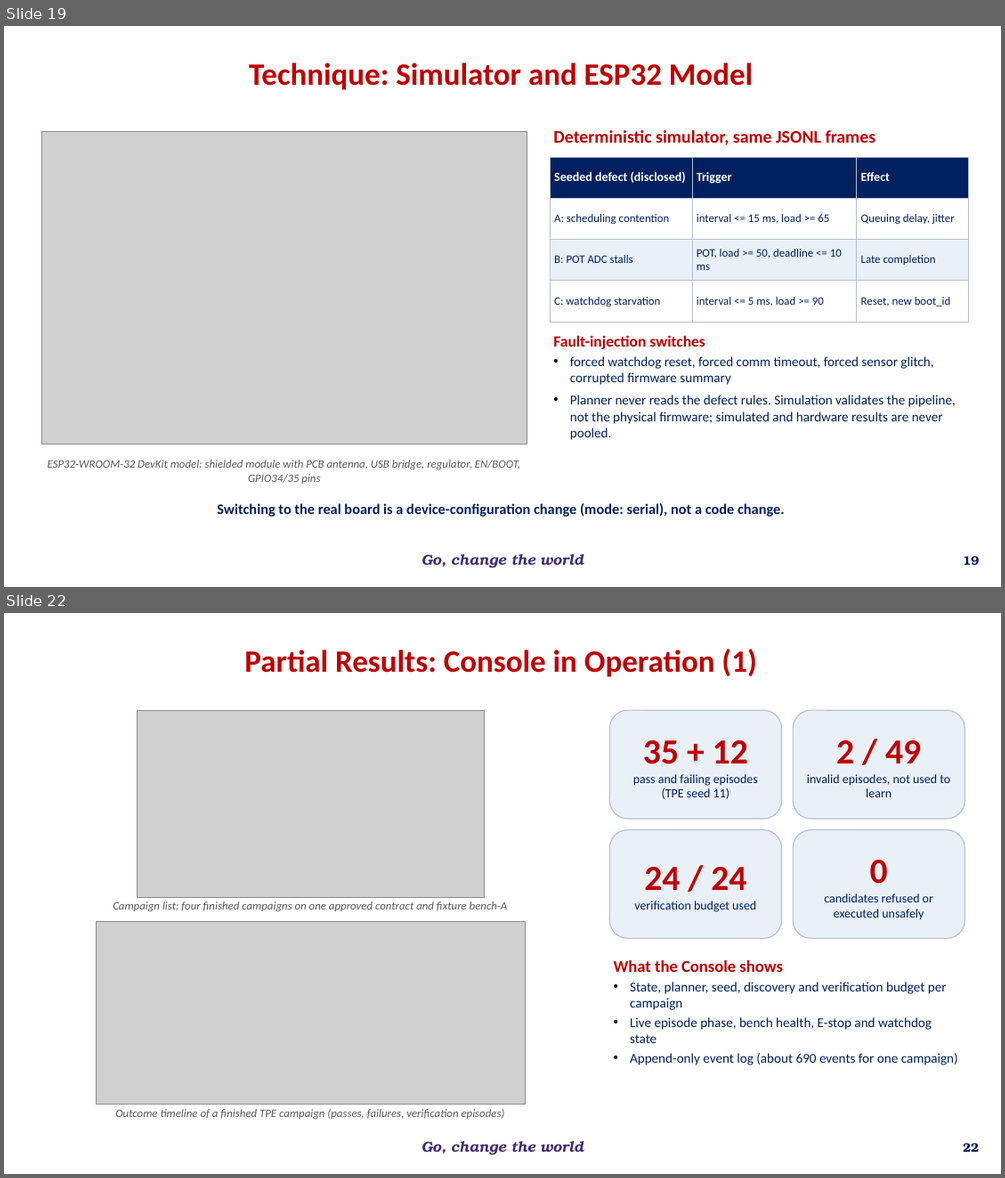
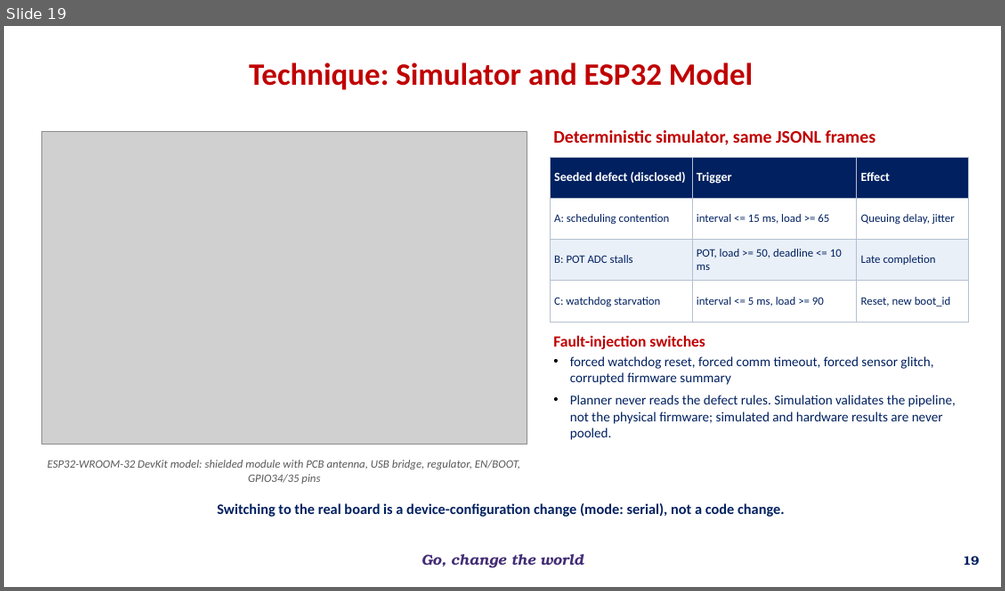
Before and after one commit to overclocked-2124/ChipCheck, a slide deck: docs/presentation/AI-Driven Adaptive Physical Testing for Embedded Systems - Phase 2.pptx. Shown one above the other, each under a label of ours: slides 19 and 22 before the commit, slide 19 after it; the slides between them are not shown. The pictures are 1005x1178 and 1005x591 pixels, drawn with LibreOffice and Linux fonts; fonts in the diff are those of the drawing; grey boxes stand for pictures; background and template pictures are left out. Boxes give left, top, right and bottom in pixels: in the first picture for what was removed or moved away, otherwise in the second. Text is boxed around its words. In the diff, an @@ line names an element or a change of style, - is before the commit and + after.

```diff
--- a/docs/presentation/AI-Driven Adaptive Physical Testing for Embedded Systems - Phase 2.pptx
+++ b/docs/presentation/AI-Driven Adaptive Physical Testing for Embedded Systems - Phase 2.pptx
@@ slide 22 removed at (4,613,1001,1174), background #FFFFFF; not listed: 1 template element that a slide beside it also shows @@
@@ text removed at (244,649,756,677) @@
-Partial Results: Console in Operation (1)
@@ picture removed at (138,710,484,897) @@
@@ rounded rectangle removed at (610,710,782,819) @@
-35 + 12
-pass and failing episodes (TPE seed 11)
@@ rounded rectangle removed at (793,710,965,819) @@
-2 / 49
-invalid episodes, not used to learn
@@ rounded rectangle removed at (610,830,782,938) @@
-24 / 24
-verification budget used
@@ rounded rectangle removed at (793,830,965,938) @@
-0
-candidates refused or executed unsafely
@@ text removed at (113,901,508,911) @@
-Campaign list: four finished campaigns on one approved contract and fixture bench-A
@@ picture removed at (96,921,526,1104) @@
@@ text removed at (614,960,958,1065) @@
-What the Console shows
-• State, planner, seed, discovery and verification budget per campaign
-• Live episode phase, bench health, E-stop and watchdog state
-• Append-only event log (about 690 events for one campaign)
@@ text removed at (115,1109,505,1119) @@
-Outcome timeline of a finished TPE campaign (passes, failures, verification episodes)
@@ page number removed at (963,1143,979,1151) @@
-22
```
Also in this commit, not shown: 1 slide changed, 2 slides added, 5 other slides removed.
